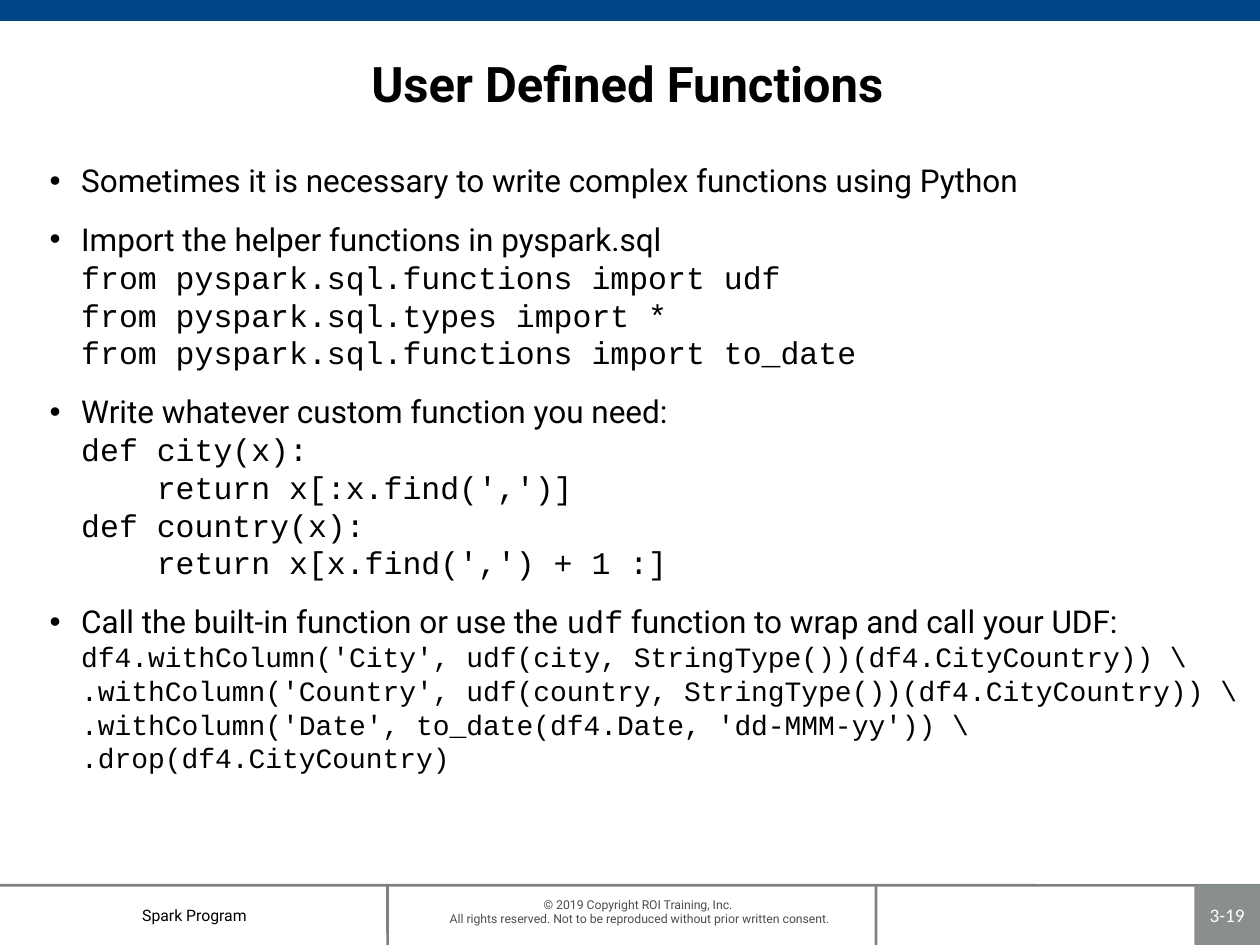
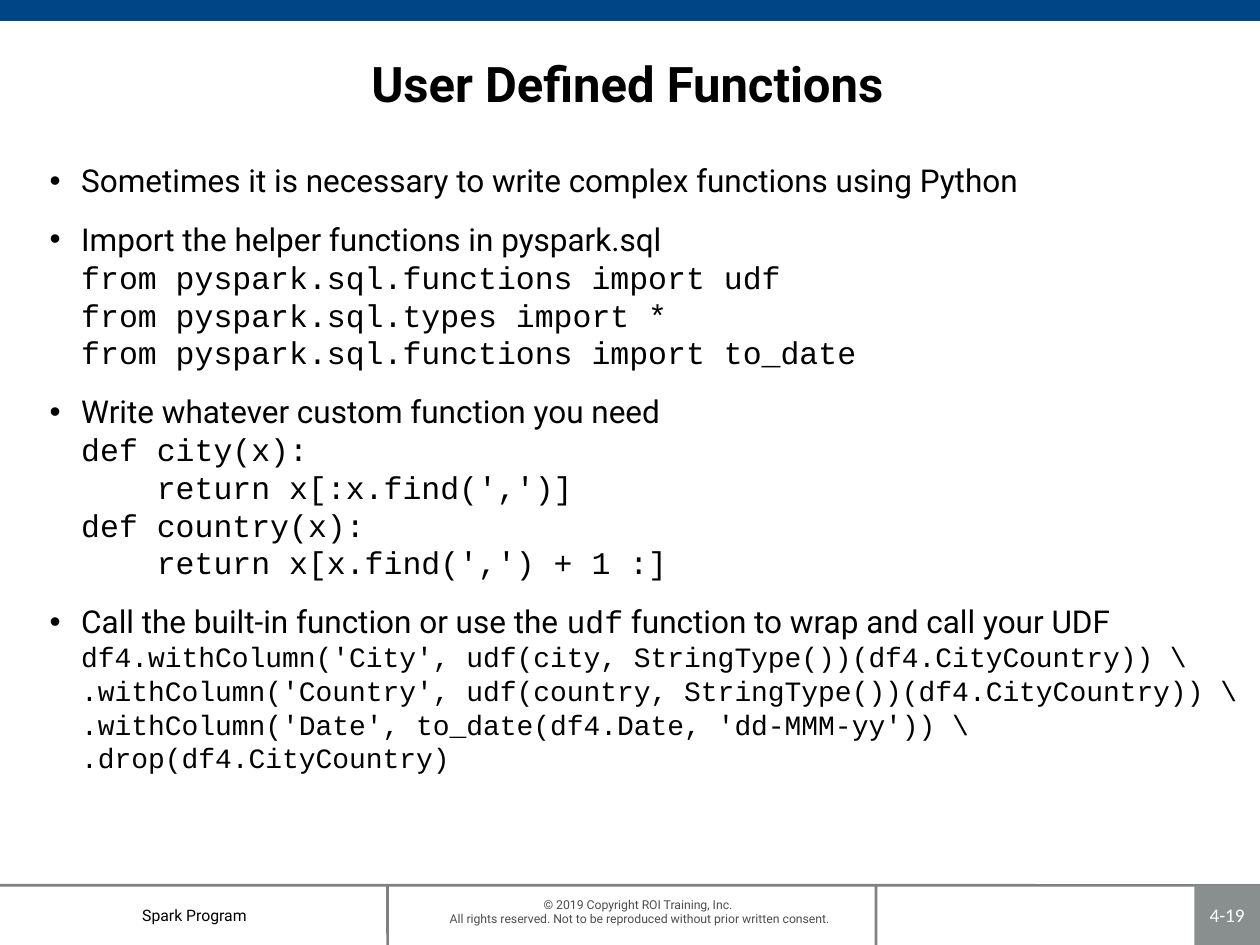
Before and after one commit to roitraining/SparkProgram, a slide deck: slide 19 of Day3/Ch04_SparkSQL.pptx. Drawn at 1260x945 pixels with LibreOffice and Linux fonts; fonts in the diff are those of the drawing; background and template pictures are left out. Boxes give left, top, right and bottom in pixels: in the first picture for what was removed or moved away, otherwise in the second. Text is boxed around its words. In the diff, an @@ line names an element or a change of style, - is before the commit and + after.

```diff
--- a/Day3/Ch04_SparkSQL.pptx
+++ b/Day3/Ch04_SparkSQL.pptx
@@ text at box(81, 399, 1203, 774): text changed @@
-• Write whatever custom function you need:
-  def city(x):
-  return x[:x.find(',')]
-  def country(x):
-  return x[x.find(',') + 1 :]
-• Call the built-in function or use the udf function to wrap and call your UDF:
-  df4.withColumn('City', udf(city, StringType())(df4.CityCountry)) \
-  .withColumn('Country', udf(country, StringType())(df4.CityCountry)) \
-  .withColumn('Date', to_date(df4.Date, 'dd-MMM-yy')) \
-  .drop(df4.CityCountry)
+• Write whatever custom function you need
+  def city(x):
+  return x[:x.find(',')]
+  def country(x):
+  return x[x.find(',') + 1 :]
+• Call the built-in function or use the udf function to wrap and call your UDF
+  df4.withColumn('City', udf(city, StringType())(df4.CityCountry)) \
+  .withColumn('Country', udf(country, StringType())(df4.CityCountry)) \
+  .withColumn('Date', to_date(df4.Date, 'dd-MMM-yy')) \
+  .drop(df4.CityCountry)
@@ page number at box(1210, 909, 1245, 922): text changed @@
-3-19
+4-19
```
Also in this commit, not shown: 17 other slides changed, 1 other file.
